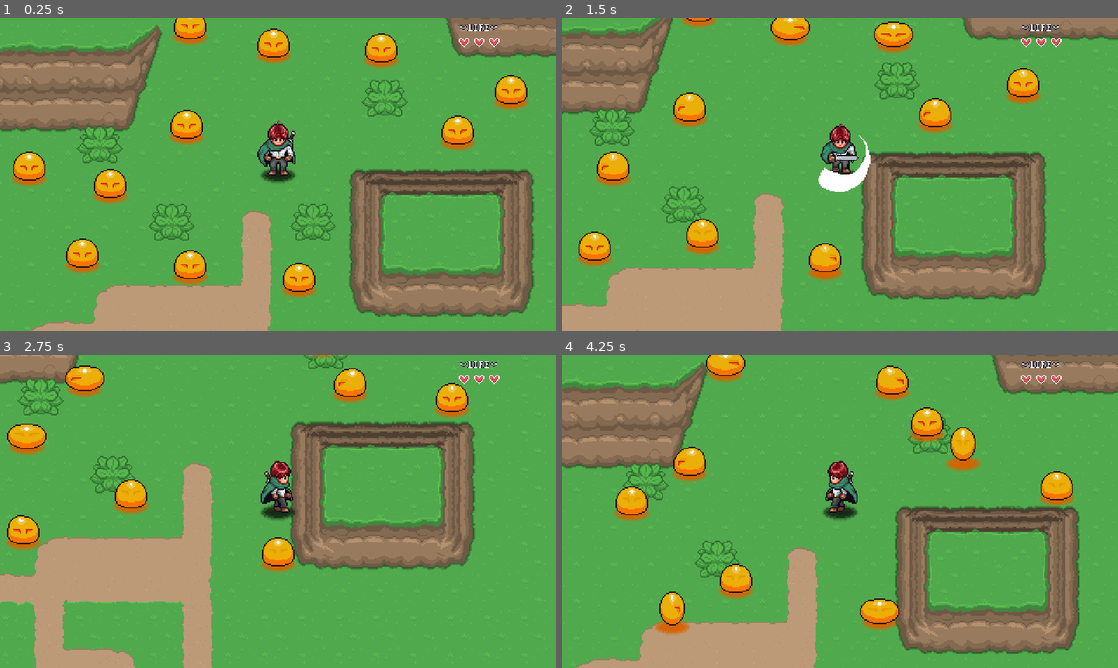
Above: before the commit, frames 1-4 (two rows, left to right).
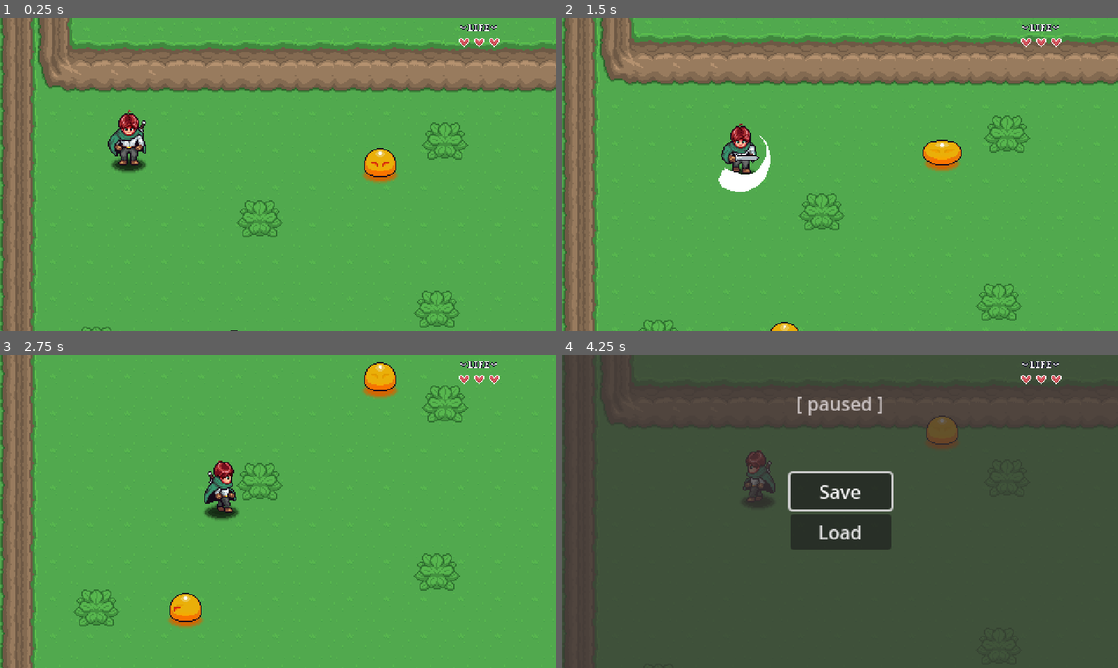
Above: after the commit, the same moments.

Repository: nimaeskandary/aarpg
Game: Godot game, scene res://Levels/Area1/Level1.tscn
The game is run twice, just before and just after one commit, with the same random seed, the same clock (stepped at 60 frames per second) and the same inputs. Before the commit the project starts from res://playground.tscn.
Inputs:
- Up to frame 1 (0.25 s): no input
- Up to frame 2 (1.5 s): hold D (right) 0.53-1.28 s; hold Space (attack) 0.53-1.28 s; hold S (down) from 1.28 s (still down); tap Space (attack) at 1.35 s
- Up to frame 3 (2.75 s): release S (down) at 2.03 s; hold D (right) from 2.03 s (still down); hold Space (attack) from 2.03 s (still down)
- Up to frame 4 (4.25 s): release D (right) at 2.78 s; release Space (attack) at 2.78 s; hold W (up) 2.78-3.53 s; tap Space (attack) at 2.85 s; hold A (left) from 3.53 s (still down); hold Space (attack) from 3.53 s (still down); tap Escape (pause, bound only after the commit) at 4.15 s

The runs differ from the first frame. In frame 1, 45% of the frame differs, in the area x 0-100%, y 0-100%; in frame 2, 47%; in frame 3, 33%; in frame 4, 98%.

Commit message:
vid 15, basic save and load

Diff:
--- a/Enemies/Slime/Slime.tscn
+++ b/Enemies/Slime/Slime.tscn
@@ -180,7 +180,7 @@
 tracks/3/loop_wrap = true
 tracks/3/keys = {
 "clips": [{
-"end_offset": 0.0656667,
+"end_offset": 0.0752864,
 "start_offset": 0.0,
 "stream": ExtResource("6_k0rug")
 }],
@@ -272,7 +272,7 @@
 tracks/3/loop_wrap = true
 tracks/3/keys = {
 "clips": [{
-"end_offset": 0.0656667,
+"end_offset": 0.0743244,
 "start_offset": 0.0,
 "stream": ExtResource("6_k0rug")
 }],
@@ -364,7 +364,7 @@
 tracks/3/loop_wrap = true
 tracks/3/keys = {
 "clips": [{
-"end_offset": 0.0656667,
+"end_offset": 0.0762484,
 "start_offset": 0.0,
 "stream": ExtResource("6_k0rug")
 }],
@@ -544,7 +544,7 @@
 tracks/3/loop_wrap = true
 tracks/3/keys = {
 "clips": [{
-"end_offset": 0.765667,
+"end_offset": 0.771439,
 "start_offset": 0.0,
 "stream": ExtResource("6_k0rug")
 }],
@@ -600,11 +600,11 @@
 tracks/3/loop_wrap = true
 tracks/3/keys = {
 "clips": [{
-"end_offset": 0.765667,
+"end_offset": 0.766057,
 "start_offset": 0.0,
 "stream": ExtResource("6_k0rug")
 }],
-"times": PackedFloat32Array(0.000390185)
+"times": PackedFloat32Array(0)
 }
 tracks/3/use_blend = true
 
@@ -656,7 +656,7 @@
 tracks/3/loop_wrap = true
 tracks/3/keys = {
 "clips": [{
-"end_offset": 0.765667,
+"end_offset": 0.772401,
 "start_offset": 0.0,
 "stream": ExtResource("6_k0rug")
 }],
--- /dev/null
+++ b/GUI/PauseMenu/PauseMenu.tscn
@@ -0,0 +1,48 @@
+[gd_scene load_steps=2 format=3 uid="uid://dgn78x5ufkgny"]
+
+[ext_resource type="Script" path="res://GUI/PauseMenu/pause_menu.gd" id="1_15jyp"]
+
+[node name="PauseMenu" type="CanvasLayer"]
+process_mode = 3
+script = ExtResource("1_15jyp")
+
+[node name="ColorRect" type="ColorRect" parent="."]
+anchors_preset = 15
+anchor_right = 1.0
+anchor_bottom = 1.0
+grow_horizontal = 2
+grow_vertical = 2
+color = Color(0.223529, 0.203922, 0.203922, 0.756863)
+
+[node name="VBoxContainer" type="VBoxContainer" parent="."]
+anchors_preset = 8
+anchor_left = 0.5
+anchor_top = 0.5
+anchor_right = 0.5
+anchor_bottom = 0.5
+offset_left = -43.5
+offset_top = -33.0
+offset_right = 43.5
+offset_bottom = 33.0
+grow_horizontal = 2
+grow_vertical = 2
+
+[node name="ButtonSave" type="Button" parent="VBoxContainer"]
+layout_mode = 2
+text = "Save"
+
+[node name="ButtonLoad" type="Button" parent="VBoxContainer"]
+layout_mode = 2
+text = "Load"
+
+[node name="Label" type="Label" parent="."]
+modulate = Color(0.785124, 0.753998, 0.753998, 1)
+anchors_preset = 5
+anchor_left = 0.5
+anchor_right = 0.5
+offset_left = -38.0
+offset_top = 30.0
+offset_right = 38.0
+offset_bottom = 53.0
+grow_horizontal = 2
+text = "[ paused ]"
--- /dev/null
+++ b/GUI/PauseMenu/pause_menu.gd
@@ -0,0 +1,50 @@
+extends CanvasLayer
+
+@onready var button_save: Button = $VBoxContainer/ButtonSave
+@onready var button_load: Button = $VBoxContainer/ButtonLoad
+
+var is_paused: bool = false
+
+
+# Called when the node enters the scene tree for the first time.
+func _ready():
+	hide_pause_menu()
+	button_save.pressed.connect(on_save_pressed)
+	button_load.pressed.connect(on_load_pressed)
+
+
+func _unhandled_input(event: InputEvent):
+	if event.is_action_pressed("pause"):
+		if is_paused:
+			hide_pause_menu()
+		else:
+			show_paused_menu()
+		get_viewport().set_input_as_handled()
+
+
+func show_paused_menu():
+	get_tree().paused = true
+	visible = true
+	is_paused = true
+	button_save.grab_focus()
+
+
+func hide_pause_menu():
+	get_tree().paused = false
+	visible = false
+	is_paused = false
+
+
+func on_save_pressed() -> void:
+	if !is_paused:
+		return
+	SaveManager.save_game()
+	hide_pause_menu()
+
+
+func on_load_pressed() -> void:
+	if !is_paused:
+		return
+	SaveManager.load_game()
+	await GlobalLevelManager.level_load_started_signal
+	hide_pause_menu()
--- a/GUI/PlayerHud/PlayerHud.tscn
+++ b/GUI/PlayerHud/PlayerHud.tscn
@@ -15,6 +15,7 @@
 anchor_bottom = 1.0
 grow_horizontal = 2
 grow_vertical = 2
+mouse_filter = 2
 
 [node name="Sprite2D" type="Sprite2D" parent="Control"]
 position = Vector2(413, 8)
--- /dev/null
+++ b/Globals/global_save_manager.gd
@@ -0,0 +1,60 @@
+extends Node
+
+const SAVE_PATH: String = "user://"
+signal game_loaded_signal
+signal game_saved_signal
+
+var current_save: Dictionary = {
+								   scene_path = "",
+								   player = {
+									   hp = 1,
+									   max_hp = 1,
+									   pos_x = 0,
+									   pos_y = 0
+								   },
+								   items = [],
+								   persistence = [],
+								   quests = []
+							   }
+
+
+func save_game():
+	update_player_data()
+	update_scene_path()
+	var file              := FileAccess.open(SAVE_PATH + "save.json", FileAccess.WRITE)
+	var save_json: String =  JSON.stringify(current_save)
+	file.store_line(save_json)
+	game_saved_signal.emit()
+
+
+func load_game():
+	var file         := FileAccess.open(SAVE_PATH + "save.json", FileAccess.READ)
+	var line: String =  file.get_line()
+	var data         =  JSON.parse_string(line)
+	if data == null:
+		print("error parsing json: ", line)
+	current_save = data
+	GlobalLevelManager.load_new_level(current_save.scene_path, "", Vector2.ZERO)
+	await GlobalLevelManager.level_load_started_signal
+	GlobalPlayerManager.set_player_position(Vector2(current_save.player.pos_x, current_save.player.pos_y))
+	GlobalPlayerManager.player.max_hp = current_save.player.max_hp
+	GlobalPlayerManager.player.hp = current_save.player.hp
+	GlobalPlayerManager.player.update_hp(0)
+	await GlobalLevelManager.level_loaded_signal
+	game_loaded_signal.emit()
+
+
+func update_player_data():
+	var p: Player = GlobalPlayerManager.player
+	current_save.player.hp = p.hp
+	current_save.player.max_hp = p.max_hp
+	current_save.player.pos_x = p.global_position.x
+	current_save.player.pos_y = p.global_position.y
+
+
+func update_scene_path():
+	var p: String
+	for c in get_tree().root.get_children():
+		if c is Level:
+			p = c.scene_file_path
+	current_save.scene_path = p
--- a/project.godot
+++ b/project.godot
@@ -11,7 +11,7 @@
 [application]
 
 config/name="AARPG"
-run/main_scene="res://playground.tscn"
+run/main_scene="res://Levels/Area1/Level1.tscn"
 config/features=PackedStringArray("4.3", "Forward Plus")
 boot_splash/show_image=false
 config/icon="res://icon.svg"
@@ -22,6 +22,8 @@
 PlayerHud="*res://GUI/PlayerHud/PlayerHud.tscn"
 GlobalPlayerManager="*res://Globals/global_player_manager.gd"
 SceneTransition="*res://GUI/SceneTransition/SceneTransition.tscn"
+SaveManager="*res://Globals/global_save_manager.gd"
+PauseMenu="*res://GUI/PauseMenu/PauseMenu.tscn"
 
 [display]
 
@@ -37,6 +39,38 @@
 
 [input]
 
+ui_left={
+"deadzone": 0.5,
+"events": [Object(InputEventKey,"resource_local_to_scene":false,"resource_name":"","device":0,"window_id":0,"alt_pressed":false,"shift_pressed":false,"ctrl_pressed":false,"meta_pressed":false,"pressed":false,"keycode":4194319,"physical_keycode":0,"key_label":0,"unicode":0,"location":0,"echo":false,"script":null)
+, Object(InputEventJoypadButton,"resource_local_to_scene":false,"resource_name":"","device":0,"button_index":13,"pressure":0.0,"pressed":false,"script":null)
+, Object(InputEventJoypadMotion,"resource_local_to_scene":false,"resource_name":"","device":0,"axis":0,"axis_value":-1.0,"script":null)
+, Object(InputEventKey,"resource_local_to_scene":false,"resource_name":"","device":-1,"window_id":0,"alt_pressed":false,"shift_pressed":false,"ctrl_pressed":false,"meta_pressed":false,"pressed":false,"keycode":0,"physical_keycode":65,"key_label":0,"unicode":97,"location":0,"echo":false,"script":null)
+]
+}
+ui_right={
+"deadzone": 0.5,
+"events": [Object(InputEventKey,"resource_local_to_scene":false,"resource_name":"","device":0,"window_id":0,"alt_pressed":false,"shift_pressed":false,"ctrl_pressed":false,"meta_pressed":false,"pressed":false,"keycode":4194321,"physical_keycode":0,"key_label":0,"unicode":0,"location":0,"echo":false,"script":null)
+, Object(InputEventJoypadButton,"resource_local_to_scene":false,"resource_name":"","device":0,"button_index":14,"pressure":0.0,"pressed":false,"script":null)
+, Object(InputEventJoypadMotion,"resource_local_to_scene":false,"resource_name":"","device":0,"axis":0,"axis_value":1.0,"script":null)
+, Object(InputEventKey,"resource_local_to_scene":false,"resource_name":"","device":-1,"window_id":0,"alt_pressed":false,"shift_pressed":false,"ctrl_pressed":false,"meta_pressed":false,"pressed":false,"keycode":0,"physical_keycode":68,"key_label":0,"unicode":100,"location":0,"echo":false,"script":null)
+]
+}
+ui_up={
+"deadzone": 0.5,
+"events": [Object(InputEventKey,"resource_local_to_scene":false,"resource_name":"","device":0,"window_id":0,"alt_pressed":false,"shift_pressed":false,"ctrl_pressed":false,"meta_pressed":false,"pressed":false,"keycode":4194320,"physical_keycode":0,"key_label":0,"unicode":0,"location":0,"echo":false,"script":null)
+, Object(InputEventJoypadButton,"resource_local_to_scene":false,"resource_name":"","device":0,"button_index":11,"pressure":0.0,"pressed":false,"script":null)
+, Object(InputEventJoypadMotion,"resource_local_to_scene":false,"resource_name":"","device":0,"axis":1,"axis_value":-1.0,"script":null)
+, Object(InputEventKey,"resource_local_to_scene":false,"resource_name":"","device":-1,"window_id":0,"alt_pressed":false,"shift_pressed":false,"ctrl_pressed":false,"meta_pressed":false,"pressed":false,"keycode":0,"physical_keycode":87,"key_label":0,"unicode":119,"location":0,"echo":false,"script":null)
+]
+}
+ui_down={
+"deadzone": 0.5,
+"events": [Object(InputEventKey,"resource_local_to_scene":false,"resource_name":"","device":0,"window_id":0,"alt_pressed":false,"shift_pressed":false,"ctrl_pressed":false,"meta_pressed":false,"pressed":false,"keycode":4194322,"physical_keycode":0,"key_label":0,"unicode":0,"location":0,"echo":false,"script":null)
+, Object(InputEventJoypadButton,"resource_local_to_scene":false,"resource_name":"","device":0,"button_index":12,"pressure":0.0,"pressed":false,"script":null)
+, Object(InputEventJoypadMotion,"resource_local_to_scene":false,"resource_name":"","device":0,"axis":1,"axis_value":1.0,"script":null)
+, Object(InputEventKey,"resource_local_to_scene":false,"resource_name":"","device":-1,"window_id":0,"alt_pressed":false,"shift_pressed":false,"ctrl_pressed":false,"meta_pressed":false,"pressed":false,"keycode":0,"physical_keycode":83,"key_label":0,"unicode":115,"location":0,"echo":false,"script":null)
+]
+}
 up={
 "deadzone": 0.5,
 "events": [Object(InputEventKey,"resource_local_to_scene":false,"resource_name":"","device":-1,"window_id":0,"alt_press …(192 unchanged characters)…
@@ -62,6 +96,11 @@
 "events": [Object(InputEventKey,"resource_local_to_scene":false,"resource_name":"","device":-1,"window_id":0,"alt_press …(191 unchanged characters)…
 ]
 }
+pause={
+"deadzone": 0.5,
+"events": [Object(InputEventKey,"resource_local_to_scene":false,"resource_name":"","device":-1,"window_id":0,"alt_pressed":false,"shift_pressed":false,"ctrl_pressed":false,"meta_pressed":false,"pressed":false,"keycode":0,"physical_keycode":4194305,"key_label":0,"unicode":0,"location":0,"echo":false,"script":null)
+]
+}
 
 [layer_names]
 
